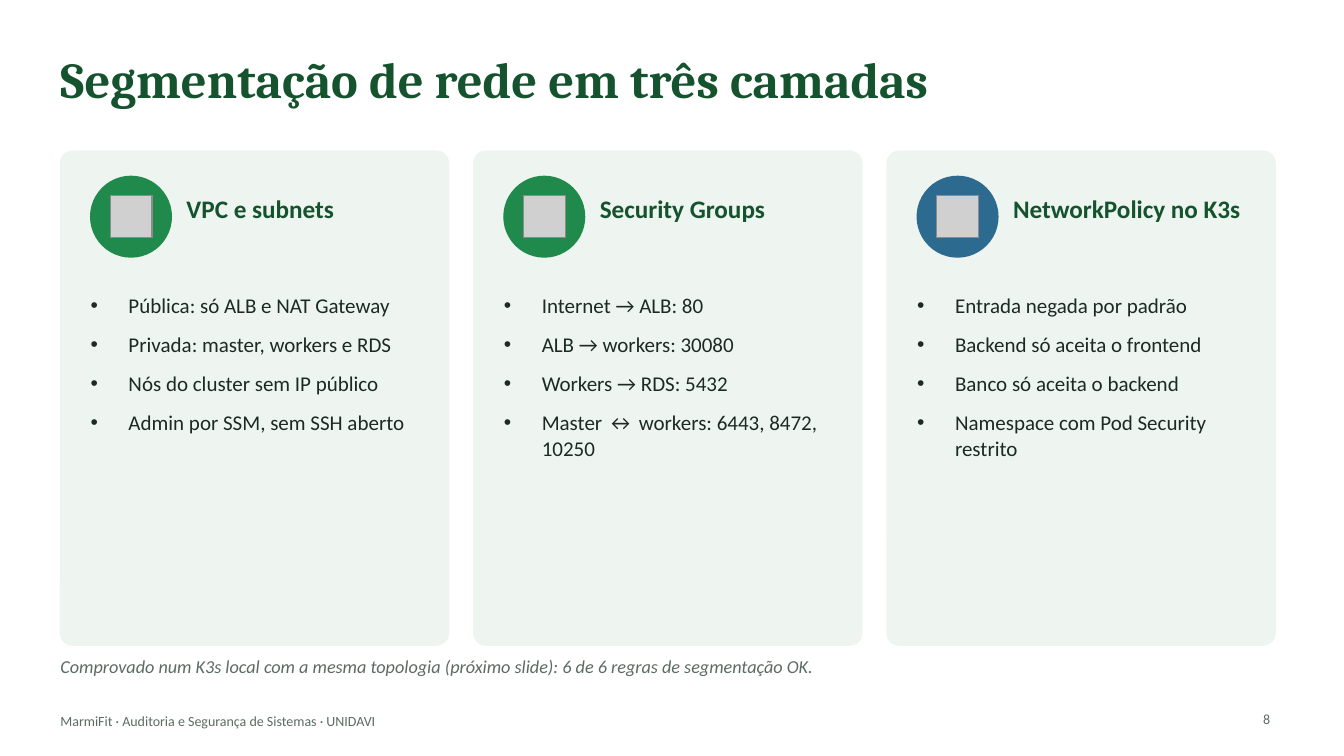
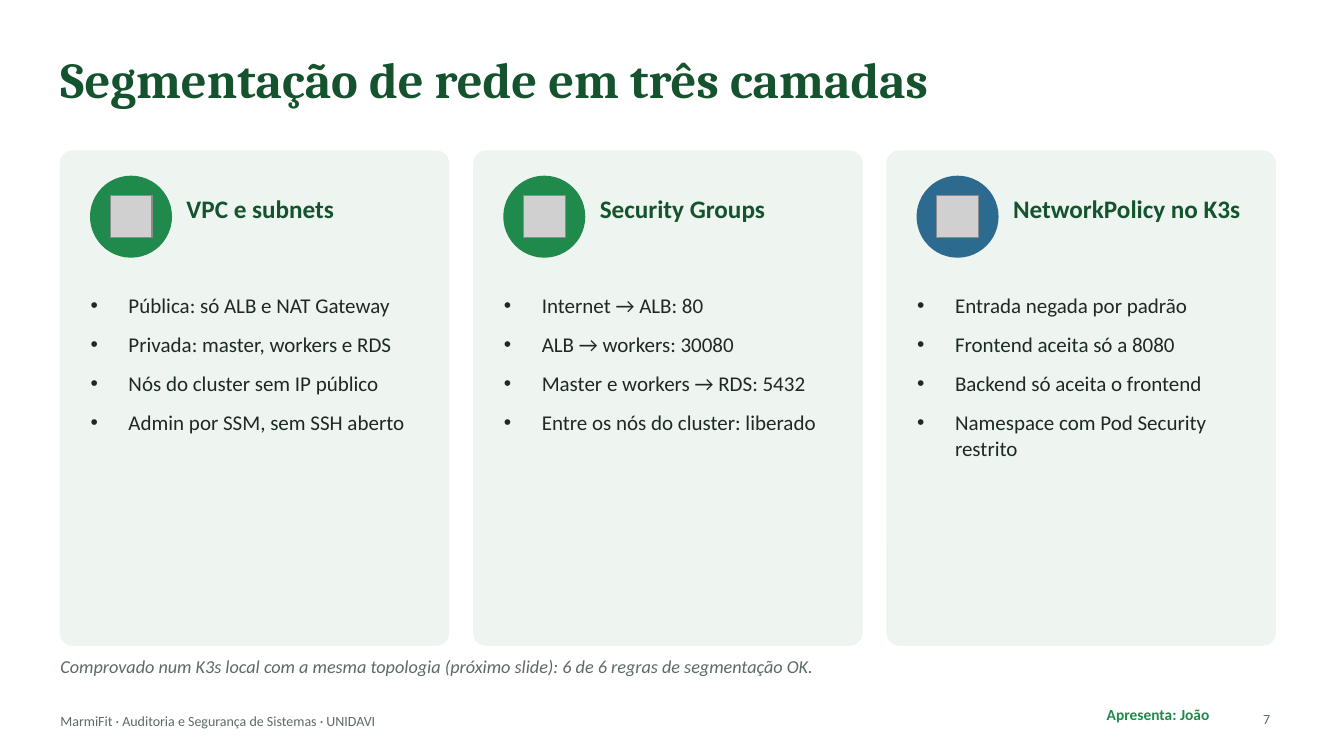
Before and after one commit to 1GustavoBorgonha1/aplicacao_tb_fnl_si, a slide deck: slide 7 of docs/apresentacao/MarmiFit-apresentacao.pptx (slide 8 before the commit). Drawn at 1344x756 pixels with LibreOffice and Linux fonts; fonts in the diff are those of the drawing; grey boxes stand for pictures. Boxes give left, top, right and bottom in pixels: in the first picture for what was removed or moved away, otherwise in the second. Text is boxed around its words. In the diff, an @@ line names an element or a change of style, - is before the commit and + after.

```diff
--- a/docs/apresentacao/MarmiFit-apresentacao.pptx
+++ b/docs/apresentacao/MarmiFit-apresentacao.pptx
@@ text at bbox=[955, 337, 1174, 352]: paragraph added @@
+• Frontend aceita só a 8080
@@ text at bbox=[542, 376, 815, 430]: text changed @@
-• Workers → RDS: 5432
-• Master ↔ workers: 6443, 8472, 10250
+• Master e workers → RDS: 5432
+• Entre os nós do cluster: liberado
@@ text at bbox=[955, 376, 1179, 391]: paragraph removed @@
-• Banco só aceita o backend
@@ text added at bbox=[1107, 709, 1209, 723], 11 pt, text #1F8A4C, bold @@
+Apresenta: João
@@ page number at bbox=[1263, 715, 1270, 724]: text changed @@
-8
+7
```
Also in this commit, not shown: 16 other slides changed, 8 slides added.
